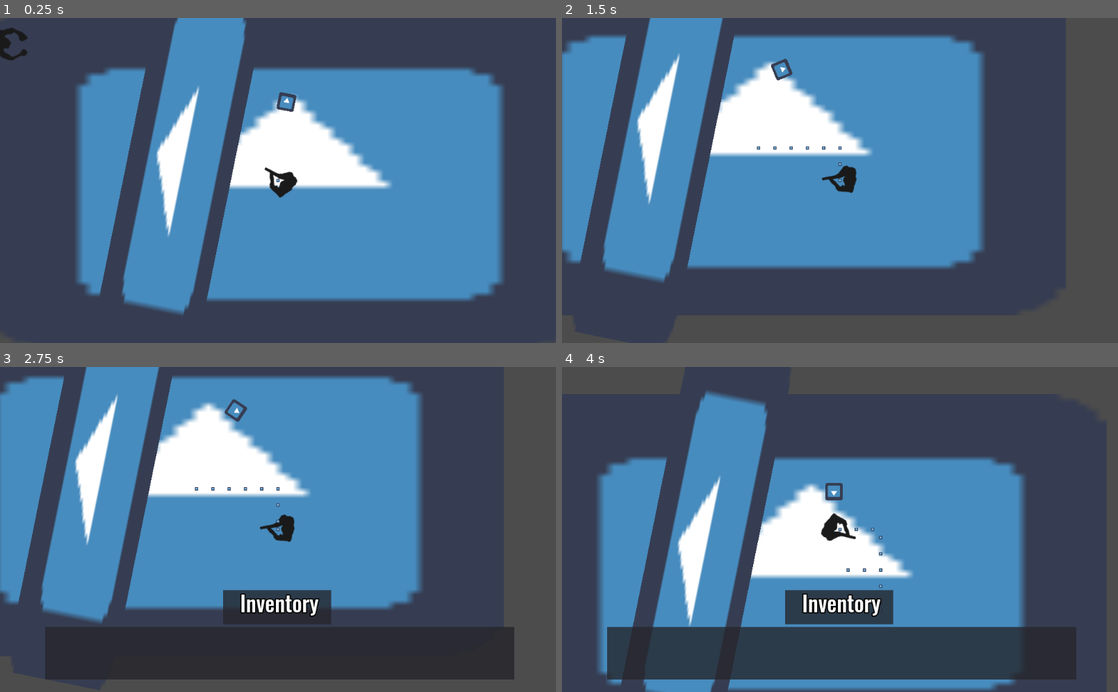
Above: before the commit, frames 1-4 (two rows, left to right).
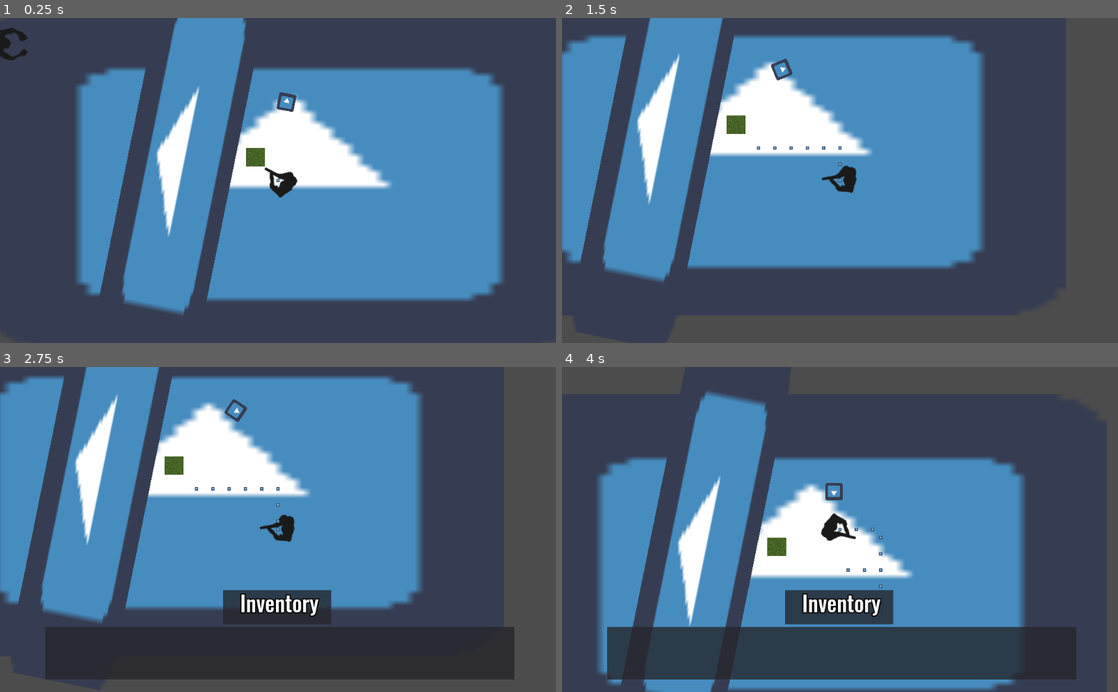
Above: after the commit, the same moments.

Repository: StrawberryGameJam/ZombieGame2020
Game: Godot game, scene res://Scenes/Main.tscn
Same seed, same stepped clock (60 frames per second), same inputs: the game is played once before the commit and once after it. The engine's default icon, where the game draws it, is replaced by a stand-in: a white triangle on a blue panel in a dark square.
Inputs (mouse positions are in pixels of both pictures, inside the frame that each line leads up to):
- Up to frame 1 (0.25 s): no input
- Up to frame 2 (1.5 s): tap Enter (ui_accept) at 0.5, 0.77 s; move the mouse to (962, 164) at 0.52 s; hold Right (ui_right) 0.53-1.28 s; click (962, 164) at 0.6 s; move the mouse to (728, 196) at 1.27 s; hold Down (ui_down) from 1.28 s (still down); click (728, 196) at 1.35 s
- Up to frame 3 (2.75 s): tap Enter (ui_accept) at 1.52 s; move the mouse to (333, 458) at 2.02 s; release Down (ui_down) at 2.03 s; hold Right (ui_right) from 2.03 s (still down); click (333, 458) at 2.1 s
- Up to frame 4 (4 s): move the mouse to (812, 594) at 2.77 s; release Right (ui_right) at 2.78 s; hold Up (ui_up) 2.78-3.53 s; click (812, 594) at 2.85 s; tap Enter (ui_accept) at 3.02, 3.77 s; move the mouse to (1006, 578) at 3.52 s; hold Left (ui_left) from 3.53 s (still down); click (1006, 578) at 3.6 s

The runs differ from the first frame. In frame 1, 0.2% of the frame differs, in the area x 44-48%, y 39-46%; in frame 2, 0.2%; in frame 3, 0.2%, in the area x 29-33%, y 27-34%; in frame 4, 0.2%.
Error after the commit: Parse Error: Variable "Room" shadows a native class. (res://Scenes/Main.gd:2)

Commit message:
Primeiro commit

Diff:
--- /dev/null
+++ b/Room.gd
@@ -0,0 +1,11 @@
+extends RigidBody2D
+
+var size
+
+func make_room(_pos, _size):
+	position = _pos
+	size = _size
+	var s = RectangleShape2D.new()
+	s.custom_solver_bias = 0.75
+	s.extents = size
+	$CollisionShape2D.shape = s
--- /dev/null
+++ b/Scenes/Main.gd
@@ -0,0 +1,205 @@
+extends Node2D
+var Room = preload("res://Scenes/Room.tscn")
+var Player = preload("res://Scenes/Player/Player.tscn")
+
+onready var Map = $TileMap
+
+var tile_size = 32  # size of a tile in the TileMap
+var num_rooms = 10  # number of rooms to generate
+var min_size = 10  # minimum room size (in tiles)
+var max_size = 25  # maximum room size (in tiles)
+var hspread = 400  # horizontal spread (in pixels)
+var cull = 0.5  # chance to cull room
+var criou = false
+var count = 0
+var room_positions = []
+
+var min_h = 0
+var max_h = 0
+var min_w = 0
+var max_w = 0
+
+var path #= AStar.new()# AStar pathfinding object
+var start_room = null
+var end_room = null
+var play_mode = false
+var player = null
+
+func _ready():
+	randomize()
+	make_rooms(0, 0)
+
+func make_rooms(pos_x, pos_y):
+	for i in range(num_rooms):
+		var pos = Vector2(pos_x, pos_y)
+		var r = Room.instance()
+		var w = min_size + randi() % (max_size - min_size)
+		var h = min_size + randi() % (max_size - min_size)
+		r.make_room(pos, Vector2(w, h) * tile_size)
+		$Rooms.add_child(r)
+	# wait for movement to stop
+	yield(get_tree().create_timer(1.1), 'timeout')
+	# cull rooms
+	var counter = count
+	var coos = 0
+	var a = $Rooms.get_children()
+	for room in a.slice(count, len(a)-1):
+		if randf() < cull:
+			$Rooms.remove_child(room)
+		else:
+			room.mode = RigidBody2D.MODE_STATIC
+			room_positions = room_positions  + [Vector3(room.position.x, room.position.y, 0)]
+			count += 1
+			if(room.position.x > max_h + 100):
+				max_h = room.position.x
+			elif(room.position.x < min_h - 100):
+				min_h = room.position.x
+			if(room.position.y < min_w + 100):
+				min_w = room.position.y
+			elif(room.position.y > max_w - 100):
+				max_w = room.position.y
+		counter += 1
+	criou = false
+	print(coos)
+	yield(get_tree(), 'idle_frame')
+	# generate a minimum spanning tree connecting the rooms
+	room_positions.append(Vector3(pos_x, pos_y, 0))
+	path = find_mst(room_positions)
+	make_map()
+
+func _draw():
+#	if start_room:
+#		draw_string(font, start_room.position-Vector2(125,0), "start", Color(1,1,1))
+#	if end_room:
+#		draw_string(font, end_room.position-Vector2(125,0), "end", Color(1,1,1))
+	pass
+func _process(delta):
+	if play_mode:
+		if player.position.x > max_h and not criou:
+			make_rooms(player.position.x + 10, player.position.y)
+			criou = true
+		if player.position.x < min_h and not criou:
+			make_rooms(player.position.x-10, player.position.y)
+			criou = true
+		if player.position.y > max_w and not criou:
+			make_rooms(player.position.x, player.position.y+10)
+			criou = true
+		if player.position.y < min_w and not criou:
+			make_rooms(player.position.x, player.position.y-10)
+			criou = true
+	update()
+
+func _input(event):
+	if event.is_action_pressed('ui_cancel'):
+		player = Player.instance()
+		add_child(player)
+		find_start_room()
+		find_end_room()
+		player.position = start_room.position
+		play_mode = true
+
+func find_mst(nodes):
+	# Prim's algorithm
+	# Given an array of positions (nodes), generates a minimum
+	# spanning tree
+	# Returns an AStar object
+
+	# Initialize the AStar and add the first point
+	path = AStar.new()
+	var nodes1 = nodes + []
+	path.add_point(path.get_available_point_id(), nodes1.pop_front())
+
+	# Repeat until no more nodes remain
+
+	while nodes1:
+		var min_dist = INF  # Minimum distance so far
+		var min_p = null  # Position of that node
+		var p = null  # Current position
+		# Loop through points in path
+		for p1 in path.get_points():
+			p1 = path.get_point_position(p1)
+			# Loop through the remaining nodes
+			for p2 in nodes1:
+				# If the node is closer, make it the closest
+				if p1.distance_to(p2) < min_dist:
+					min_dist = p1.distance_to(p2)
+					min_p = p2
+					p = p1
+		# Insert the resulting node into the path and add
+		# its connection
+		var n = path.get_available_point_id()
+		path.add_point(n, min_p)
+		path.connect_points(path.get_closest_point(p), n)
+		# Remove the node from the array so it isn't visited again
+		nodes1.erase(min_p)
+	return path
+
+func make_map():
+	# Create a TileMap from the generated rooms and path
+	Map.clear()
+
+	# Fill TileMap with walls, then carve empty rooms
+	var full_rect = Rect2()
+	for room in $Rooms.get_children():
+		var r = Rect2(room.position-room.size,
+					room.get_node("CollisionShape2D").shape.extents*2)
+		full_rect = full_rect.merge(r)
+	var topleft = Map.world_to_map(full_rect.position)
+	var bottomright = Map.world_to_map(full_rect.end)
+	for x in range(topleft.x, bottomright.x):
+		for y in range(topleft.y, bottomright.y):
+			Map.set_cell(x, y, 1)
+#
+#	# Carve rooms
+	var corridors = []  # One corridor per connection
+	for room in $Rooms.get_children():
+		var s = (room.size / tile_size).floor()
+		var pos = Map.world_to_map(room.position)
+		var ul = (room.position / tile_size).floor() - s
+		for x in range(2, s.x * 2 - 1):
+			for y in range(2, s.y * 2 - 1):
+				Map.set_cell(ul.x + x, ul.y + y, 0)
+		# Carve connecting corridor
+		var p = path.get_closest_point(Vector3(room.position.x,
+											room.position.y, 0))
+		for conn in path.get_point_connections(p):
+			if not conn in corridors:
+				var start = Map.world_to_map(Vector2(path.get_point_position(p).x,
+													path.get_point_position(p).y))
+				var end = Map.world_to_map(Vector2(path.get_point_position(conn).x,
+												path.get_point_position(conn).y))
+				carve_path(start, end)
+		corridors.append(p)
+
+func carve_path(pos1, pos2):
+	# Carve a path between two points
+	var x_diff = sign(pos2.x - pos1.x)
+	var y_diff = sign(pos2.y - pos1.y)
+	if x_diff == 0: x_diff = pow(-1.0, randi() % 2)
+	if y_diff == 0: y_diff = pow(-1.0, randi() % 2)
+	# choose either x/y or y/x
+	var x_y = pos1
+	var y_x = pos2
+	if (randi() % 2) > 0:
+		x_y = pos2
+		y_x = pos1
+	for x in range(pos1.x, pos2.x, x_diff):
+		Map.set_cell(x, x_y.y, 0)
+		Map.set_cell(x, x_y.y + y_diff, 0)  # widen the corridor
+	for y in range(pos1.y, pos2.y, y_diff):
+		Map.set_cell(y_x.x, y, 0)
+		Map.set_cell(y_x.x + x_diff, y, 0)
+
+func find_start_room():
+	var min_x = INF
+	for room in $Rooms.get_children():
+		if room.position.x < min_x:
+			start_room = room
+			min_x = room.position.x
+
+func find_end_room():
+	var max_x = -INF
+	for room in $Rooms.get_children():
+		if room.position.x > max_x:
+			end_room = room
+			max_x = room.position.x
--- a/Scenes/Main.tscn
+++ b/Scenes/Main.tscn
@@ -1,9 +1,11 @@
-[gd_scene load_steps=7 format=2]
+[gd_scene load_steps=9 format=2]
 
-[ext_resource path="res://icon.png" type="Texture" id=1]
-[ext_resource path="res://Scenes/Player/Player.tscn" type="PackedScene" id=2]
-[ext_resource path="res://Scenes/Inter.gd" type="Script" id=3]
-[ext_resource path="res://Scenes/Zombies/default/Zombie.tscn" type="PackedScene" id=4]
+[ext_resource path="res://Scenes/Main.gd" type="Script" id=1]
+[ext_resource path="res://icon.png" type="Texture" id=2]
+[ext_resource path="res://Scenes/Player/Player.tscn" type="PackedScene" id=3]
+[ext_resource path="res://Scenes/Inter.gd" type="Script" id=4]
+[ext_resource path="res://Scenes/Zombies/default/Zombie.tscn" type="PackedScene" id=5]
+[ext_resource path="res://assets/tiles.tres" type="TileSet" id=6]
 
 [sub_resource type="CircleShape2D" id=1]
 radius = 20.8585
@@ -12,18 +14,19 @@
 extents = Vector2( 400, 100 )
 
 [node name="Main" type="Node2D"]
+script = ExtResource( 1 )
 
 [node name="icon" type="Sprite" parent="."]
 position = Vector2( 519.886, 244.474 )
 scale = Vector2( 17.2762, 9.90706 )
-texture = ExtResource( 1 )
+texture = ExtResource( 2 )
 
-[node name="Player" parent="." instance=ExtResource( 2 )]
+[node name="Player" parent="." instance=ExtResource( 3 )]
 position = Vector2( 506.672, 252.2 )
 
 [node name="Inter" type="Area2D" parent="."]
 position = Vector2( 521.238, 107.398 )
-script = ExtResource( 3 )
+script = ExtResource( 4 )
 ICON_POS = Vector2( 20, -20 )
 ICON_SCALE = Vector2( 0.5, 0.5 )
 
@@ -49,4 +52,11 @@
 [node name="icon" type="Sprite" parent="StaticBody2D"]
 position = Vector2( 2.51754, -2.51752 )
 scale = Vector2( 12.4863, 3.0455 )
-texture = ExtResource( 1 )
+texture = ExtResource( 2 )
+
+[node name="Rooms" type="Node" parent="."]
+
+[node name="TileMap" type="TileMap" parent="."]
+tile_set = ExtResource( 6 )
+format = 1
+tile_data = PoolIntArray( 196615, 0, 0 )
--- /dev/null
+++ b/Scenes/Room.tscn
@@ -0,0 +1,8 @@
+[gd_scene load_steps=2 format=2]
+
+[ext_resource path="res://Room.gd" type="Script" id=1]
+
+[node name="Room" type="RigidBody2D"]
+script = ExtResource( 1 )
+
+[node name="CollisionShape2D" type="CollisionShape2D" parent="."]
--- /dev/null
+++ b/Scenes/tiles.tres
@@ -0,0 +1,44 @@
+[gd_resource type="TileSet" load_steps=4 format=2]
+
+[ext_resource path="res://assets/grass.png" type="Texture" id=1]
+[ext_resource path="res://assets/stone.png" type="Texture" id=2]
+
+[sub_resource type="ConvexPolygonShape2D" id=1]
+points = PoolVector2Array( -16, -16, 16, -16, 16, 16, -16, 16 )
+
+[resource]
+0/name = "Grass"
+0/texture = ExtResource( 1 )
+0/tex_offset = Vector2( 0, 0 )
+0/modulate = Color( 1, 1, 1, 1 )
+0/region = Rect2( 0, 0, 35, 34 )
+0/tile_mode = 0
+0/occluder_offset = Vector2( 17.5, 17 )
+0/navigation_offset = Vector2( 17.5, 17 )
+0/shape_offset = Vector2( 0, 0 )
+0/shape_transform = Transform2D( 1, 0, 0, 1, 0, 0 )
+0/shape_one_way = false
+0/shape_one_way_margin = 0.0
+0/shapes = [  ]
+0/z_index = 0
+1/name = "Stone"
+1/texture = ExtResource( 2 )
+1/tex_offset = Vector2( 0, 0 )
+1/modulate = Color( 1, 1, 1, 1 )
+1/region = Rect2( 0, 0, 32, 32 )
+1/tile_mode = 0
+1/occluder_offset = Vector2( 16, 16 )
+1/navigation_offset = Vector2( 16, 16 )
+1/shape_offset = Vector2( 16, 16 )
+1/shape_transform = Transform2D( 1, 0, 0, 1, 16, 16 )
+1/shape = SubResource( 1 )
+1/shape_one_way = false
+1/shape_one_way_margin = 1.0
+1/shapes = [ {
+"autotile_coord": Vector2( 0, 0 ),
+"one_way": false,
+"one_way_margin": 1.0,
+"shape": SubResource( 1 ),
+"shape_transform": Transform2D( 1, 0, 0, 1, 16, 16 )
+} ]
+1/z_index = 0
--- /dev/null
+++ b/assets/RobotoBold120.tres
@@ -0,0 +1,11 @@
+[gd_resource type="DynamicFont" load_steps=2 format=2]
+
+[ext_resource path="res://assets/Roboto-Medium.ttf" type="DynamicFontData" id=1]
+
+[resource]
+
+size = 120
+use_mipmaps = false
+use_filter = false
+font_data = ExtResource( 1 )
+_sections_unfolded = [ "Font", "Settings" ]
--- /dev/null
+++ b/assets/RobotoBold24.tres
@@ -0,0 +1,11 @@
+[gd_resource type="DynamicFont" load_steps=2 format=2]
+
+[ext_resource path="res://assets/Roboto-Medium.ttf" type="DynamicFontData" id=1]
+
+[resource]
+
+size = 24
+use_mipmaps = false
+use_filter = false
+font_data = ExtResource( 1 )
+_sections_unfolded = [ "Font", "Settings" ]
--- /dev/null
+++ b/assets/tiles.tres
@@ -0,0 +1,44 @@
+[gd_resource type="TileSet" load_steps=4 format=2]
+
+[ext_resource path="res://assets/grass.png" type="Texture" id=1]
+[ext_resource path="res://assets/stone.png" type="Texture" id=2]
+
+[sub_resource type="ConvexPolygonShape2D" id=1]
+points = PoolVector2Array( -16, -16, 16, -16, 16, 16, -16, 16 )
+
+[resource]
+0/name = "Grass"
+0/texture = ExtResource( 1 )
+0/tex_offset = Vector2( 0, 0 )
+0/modulate = Color( 1, 1, 1, 1 )
+0/region = Rect2( 0, 0, 35, 34 )
+0/tile_mode = 0
+0/occluder_offset = Vector2( 17.5, 17 )
+0/navigation_offset = Vector2( 17.5, 17 )
+0/shape_offset = Vector2( 0, 0 )
+0/shape_transform = Transform2D( 1, 0, 0, 1, 0, 0 )
+0/shape_one_way = false
+0/shape_one_way_margin = 0.0
+0/shapes = [  ]
+0/z_index = 0
+1/name = "Stone"
+1/texture = ExtResource( 2 )
+1/tex_offset = Vector2( 0, 0 )
+1/modulate = Color( 1, 1, 1, 1 )
+1/region = Rect2( 0, 0, 32, 32 )
+1/tile_mode = 0
+1/occluder_offset = Vector2( 16, 16 )
+1/navigation_offset = Vector2( 16, 16 )
+1/shape_offset = Vector2( 16, 16 )
+1/shape_transform = Transform2D( 1, 0, 0, 1, 16, 16 )
+1/shape = SubResource( 1 )
+1/shape_one_way = false
+1/shape_one_way_margin = 1.0
+1/shapes = [ {
+"autotile_coord": Vector2( 0, 0 ),
+"one_way": false,
+"one_way_margin": 1.0,
+"shape": SubResource( 1 ),
+"shape_transform": Transform2D( 1, 0, 0, 1, 16, 16 )
+} ]
+1/z_index = 0
Not shown: 1 places in Scenes/Main.tscn that only renumber resources
Binary file added: assets/Roboto-Light.ttf
Binary file added: assets/Roboto-Medium.ttf
Binary file added: assets/grass.png
Not shown, added: assets/grass.png.import
Binary file added: assets/stone.png
Not shown, added: assets/stone.png.import
Not shown, added: .DS_Store
